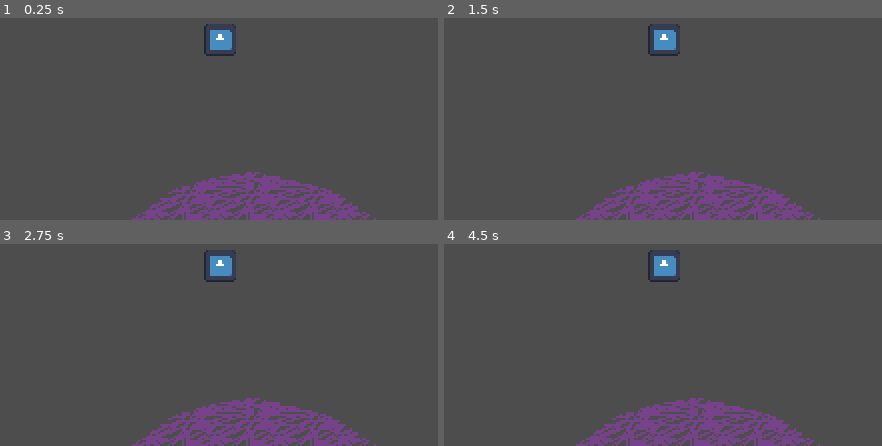
Above: before the commit, frames 1-4 (two rows, left to right).
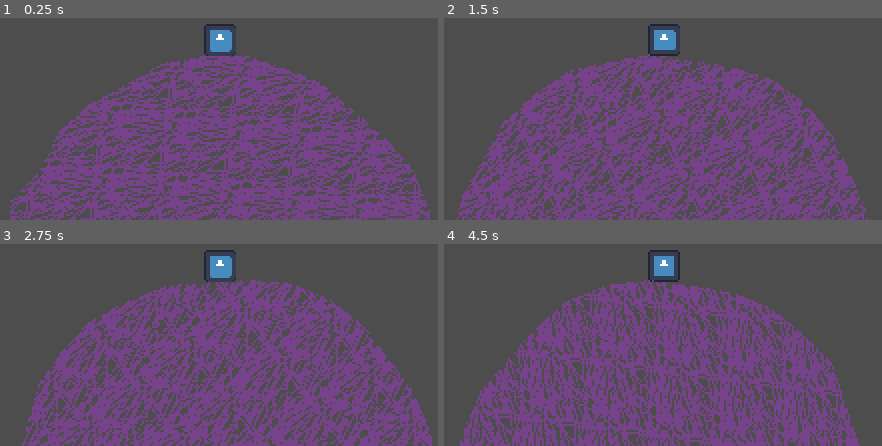
Above: after the commit, the same moments.

Repository: Jack3G/space-miner
Game: Godot game, scene res://src/game.tscn
The game is run twice, just before and just after one commit, with the same random seed, the same clock (stepped at 60 frames per second) and the same inputs. The engine's default icon, where the game draws it, is replaced by a stand-in: a white triangle on a blue panel in a dark square.
Inputs:
- Up to frame 1 (0.25 s): no input
- Up to frame 2 (1.5 s): hold D (move_right) from 0.53 s (still down); tap W (move_up) at 0.77 s
- Up to frame 3 (2.75 s): tap W (move_up) at 1.52 s; release D (move_right) at 2.03 s; hold A (move_left) from 2.03 s (still down)
- Up to frame 4 (4.5 s): release A (move_left) at 2.78 s; hold D (move_right) 2.78-4.28 s; tap W (move_up) at 3.02, 3.77 s; hold A (move_left) from 4.28 s (still down)

The runs differ from the first frame. In frame 1, 35% of the frame differs, in the area x 2-99%, y 2-100%; in frame 2, 36%; in frame 3, 37%, in the area x 5-99%, y 2-100%; in frame 4, 35%.

Commit message:
checkpoint; player can move now

Diff:
--- a/src/character.gd
+++ b/src/character.gd
@@ -1,6 +1,8 @@
 extends CharacterBody2D
 
-@export var speed: float = 40
+@export var speed: float = 250
+@export var friction: float = 200
+@export var max_speed: float = 80
 
 var gravity_areas: Array[GravityArea] = []
 
@@ -24,6 +26,11 @@
 			if a.priority > priority_area.priority:
 				priority_area = a
 
+		var horizontal_movement = self.velocity.project(self.transform.x)
+		# If the player is trying to keep going in the same direction
+		var same_direction: bool = self.velocity.dot(
+			self.transform.x * directional_input.x) > 0
+
 		var rotation_goal: float = wrap(
 			priority_area.get_gravity_point(self.global_position)
 				.angle_to_point(self.global_position),
@@ -31,11 +38,29 @@
 
 		self.rotation = lerp_angle(self.rotation, rotation_goal + PI/2, 0.8)
 
+		# GRAVITY
 		if not self.is_on_floor():
 			self.velocity += priority_area.gravity * \
 				-Vector2.from_angle(rotation_goal) * delta
 
-		self.velocity += self.transform.x * directional_input.x * speed * delta
+		# WALK
+		if horizontal_movement.length() <= max_speed or not same_direction:
+			self.velocity += self.transform.x * directional_input.x * speed * delta
+
+		# FRICTION
+		if not same_direction:
+			# unless the player is trying to go in the same direction
+			var friction_force = -horizontal_movement.normalized() * \
+				friction * delta
+			self.velocity += friction_force
+
+			if horizontal_movement.length() <= friction_force.length()/2:
+				# I think this doesn't work sometimes but it seems to fix itself
+				# after a moment, so idk
+				self.velocity -= horizontal_movement
+
+#		if horizontal_movement.length() > max_speed:
+#			self.velocity -= horizontal_movement - horizontal_movement.limit_length(max_speed)
 
 	self.move_and_slide()
 
--- a/src/game.tscn
+++ b/src/game.tscn
@@ -6,7 +6,7 @@
 [node name="Game" type="Node2D"]
 
 [node name="Character" parent="." instance=ExtResource("1_v21s0")]
-position = Vector2(-3, -123)
+position = Vector2(-2, -89)
 
 [node name="Camera2D" type="Camera2D" parent="Character"]
 ignore_rotation = false
--- a/src/planet.gd
+++ b/src/planet.gd
@@ -4,7 +4,7 @@
 @export var size_curve: Curve
 @export var surface_offset: Noise
 @export var offset_scale: float = 10
-@export var atmosphere_height: float = 50
+@export var atmosphere_height: float = 80
 
 @export var textures: Array[Texture]
 
